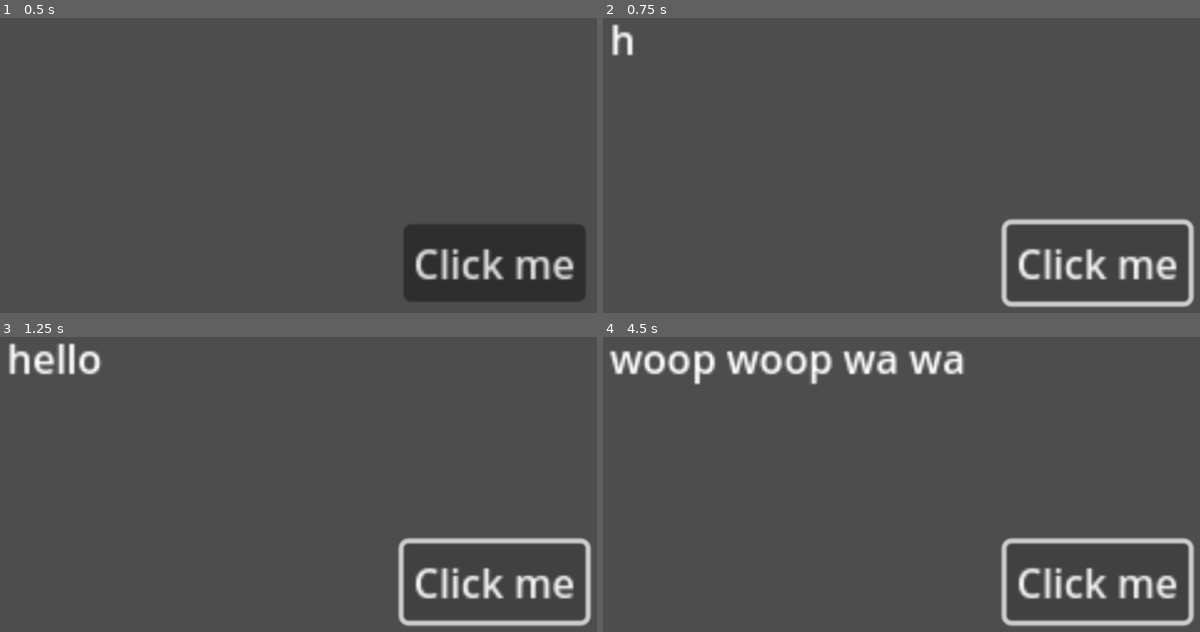
Above: before the commit, frames 1-4 (two rows, left to right).
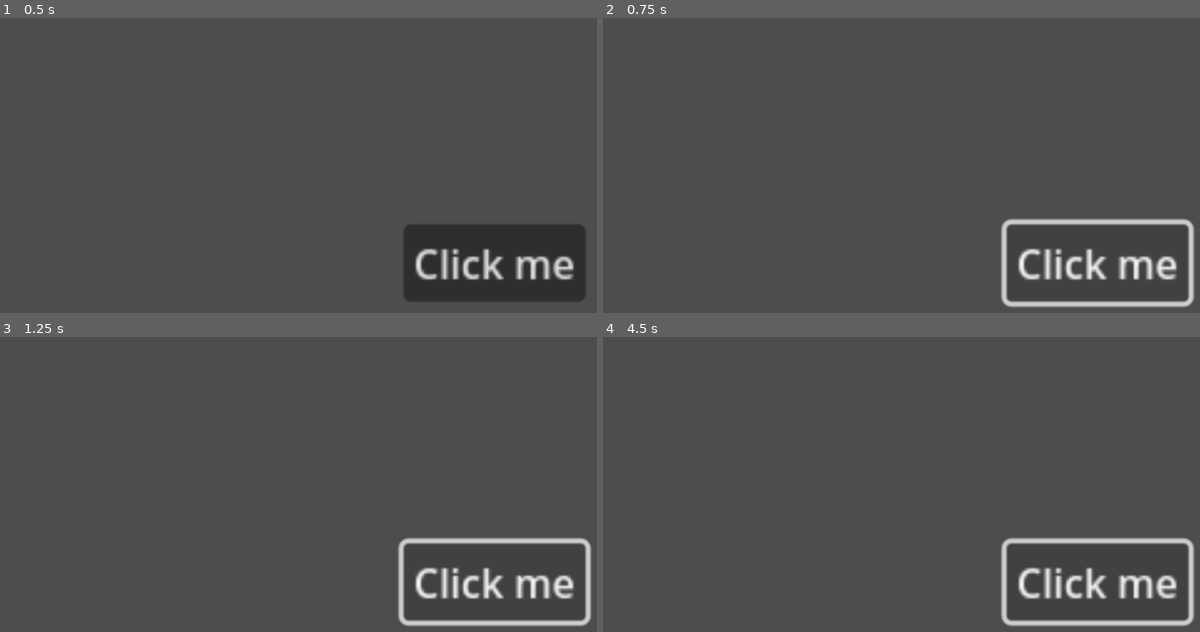
Above: after the commit, the same moments.

Repository: DominiqueDomo/Project-Domzoke
Game: Godot game, scene res://main.tscn
Same seed, same stepped clock (60 frames per second), same inputs: the game is played once before the commit and once after it.
Inputs:
- Up to frame 1 (0.5 s): no input
- Up to frame 2 (0.75 s): click "Click me" at 0.5 s
- Up to frame 3 (1.25 s): no input
- Up to frame 4 (4.5 s): click "Click me" at 1.25 s; click "Click me" at 2 s; tap Enter at 2.75 s

Frame 1 is identical in both runs. In frame 2, 0.2% of the frame differs, in the area x 1-6%, y 2-13%; in frame 3, 0.9%; in frame 4, 3.2%, in the area x 1-61%, y 4-17%.
Error after the commit: Parse Error: Identifier "File" not declared in the current scope. (res://main.gd:8)

Commit message:
JSON is sorta working

Diff:
--- /dev/null
+++ b/JSON/JSONTest.json
@@ -0,0 +1,18 @@
+[
+    {
+      "string": "Hi I'm Domo1",
+      "line" : "1",
+    },
+    {
+      "string": "Bingle bongle",
+      "line" : "2",
+    }
+    {
+        "string": "Woop wa wa",
+        "line" : "3",
+    }
+    {
+        "string": "Hvdhsuigdih",
+        "line" : "4",
+    }
+  ]
--- a/main.gd
+++ b/main.gd
@@ -2,7 +2,35 @@
 
 
 # Called when the node enters the scene tree for the first time.
+
 func _ready() -> void:
+ # Load the JSON file
+	var file = File.new()
+	var file_path = "res://JSONJSONTest.json" # Replace with the correct path
+	if file.file_exists(file_path):
+		file.open(file_path, File.READ)
+		var json_data = file.get_as_text()
+		file.close()
+
+		# Parse the JSON data
+		var parsed_json = JSON.parse(json_data)
+		if parsed_json.error == OK:
+			var data = parsed_json.result
+			# Navigate to the desired section
+			var conversations = data.get("Conversations", null)
+			if conversations:
+				var aaaa = conversations.get("AAAA", null)
+				if aaaa:
+					# Extract the strings from Str1 to Str6
+					for i in range(1, 7): # From 1 to 6
+						var key = "Str" + str(i)
+						var value = aaaa.get(key, null)
+						if value:
+							print("Extracted value for ", key, ": ", value)
+		else:
+			print("JSON parsing error: ", parsed_json.error_string)
+	else:
+		print("File not found:", file_path)
 	var array = ["hello", "what is up?", "woop woop wa wa", "yippie"]
 
 	for i in range(array.size()):
